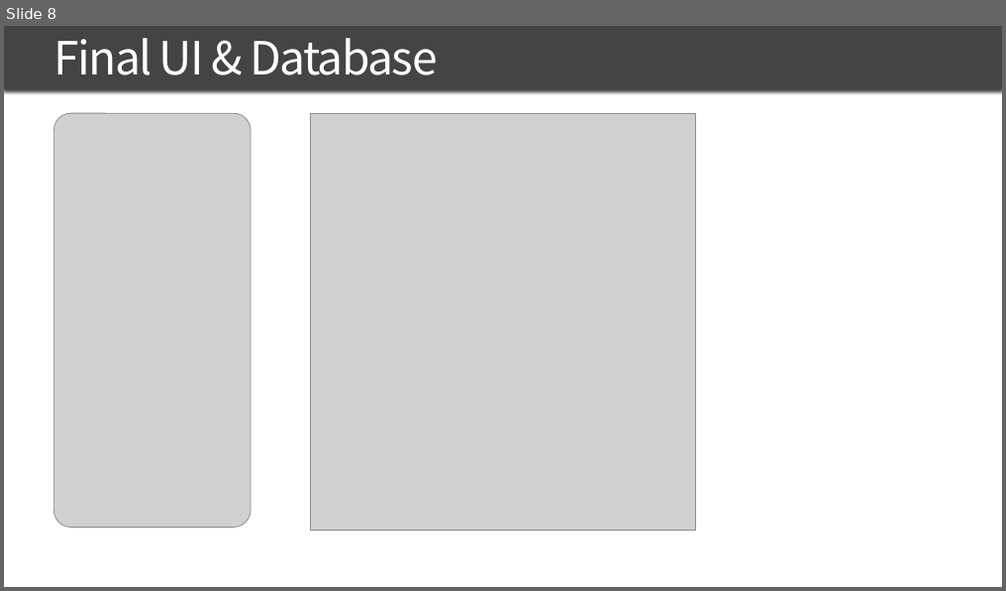
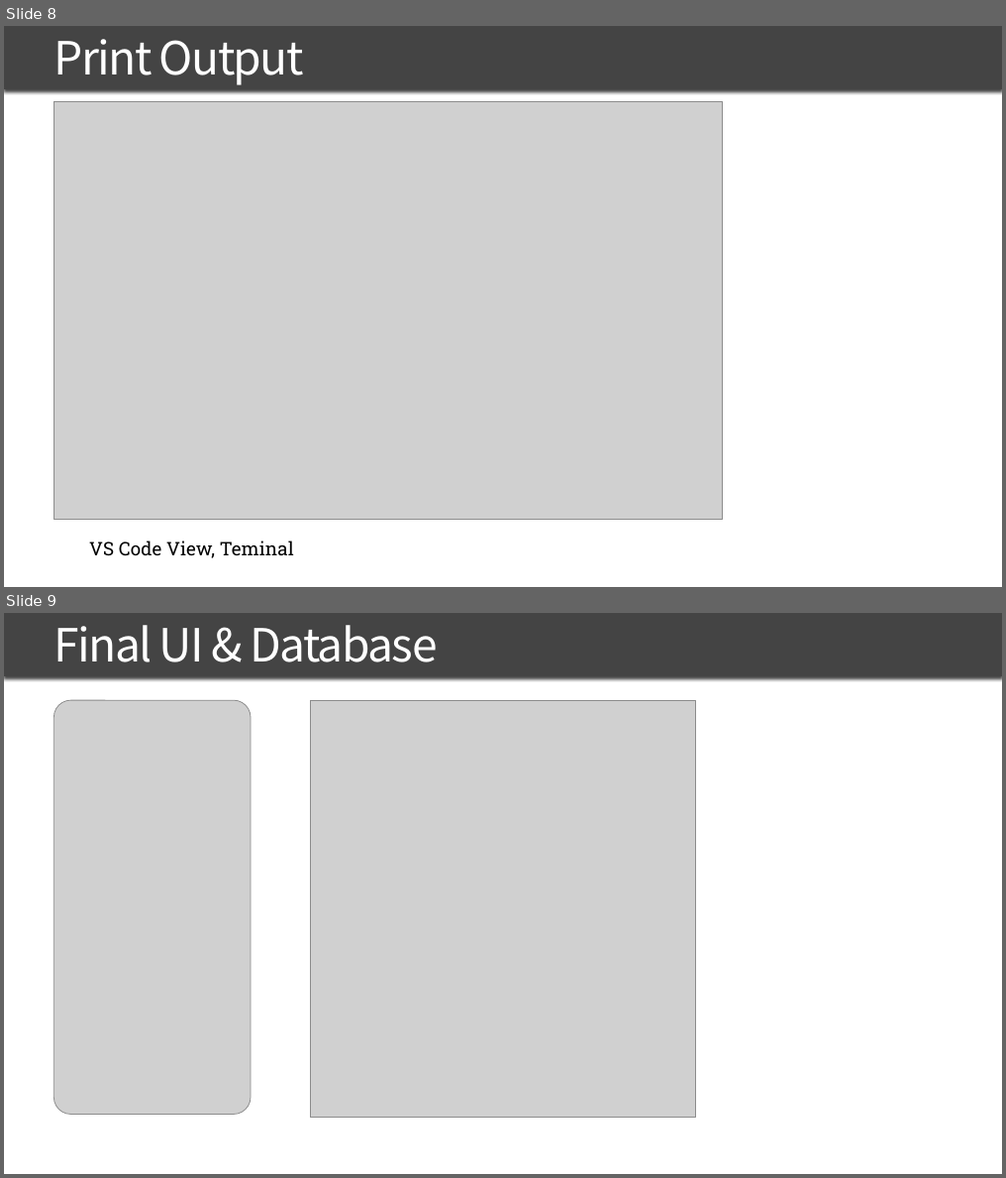
Before and after one commit to traitet/flutterep81, a slide deck: PowerPoint/FLUTTER_EP87.pptx. Shown one above the other, each under a label of ours: slide 8 before the commit, slides 8 and 9 after it. The pictures are 1006x591 and 1006x1178 pixels, drawn with LibreOffice and Linux fonts; fonts in the diff are those of the drawing; grey boxes stand for pictures. Boxes give left, top, right and bottom in pixels: in the first picture for what was removed or moved away, otherwise in the second. Text is boxed around its words. In the diff, an @@ line names an element or a change of style, - is before the commit and + after.

Commit message:
ep87

```diff
--- a/PowerPoint/FLUTTER_EP87.pptx
+++ b/PowerPoint/FLUTTER_EP87.pptx
@@ slide 8 added at (x1=4, y1=26, x2=1002, y2=587), background #FFFFFF; not listed: 1 template element that a slide beside it also shows @@
@@ title added at (x1=54, y1=39, x2=304, y2=85), 44 pt, text #FFFFFF @@
+Print Output
@@ picture added at (x1=54, y1=101, x2=723, y2=520) @@
@@ text added at (x1=89, y1=541, x2=294, y2=559), 18 pt, text #000000 @@
+VS Code View, Teminal
@@ what was slide 8 is now slide 9 @@
```
